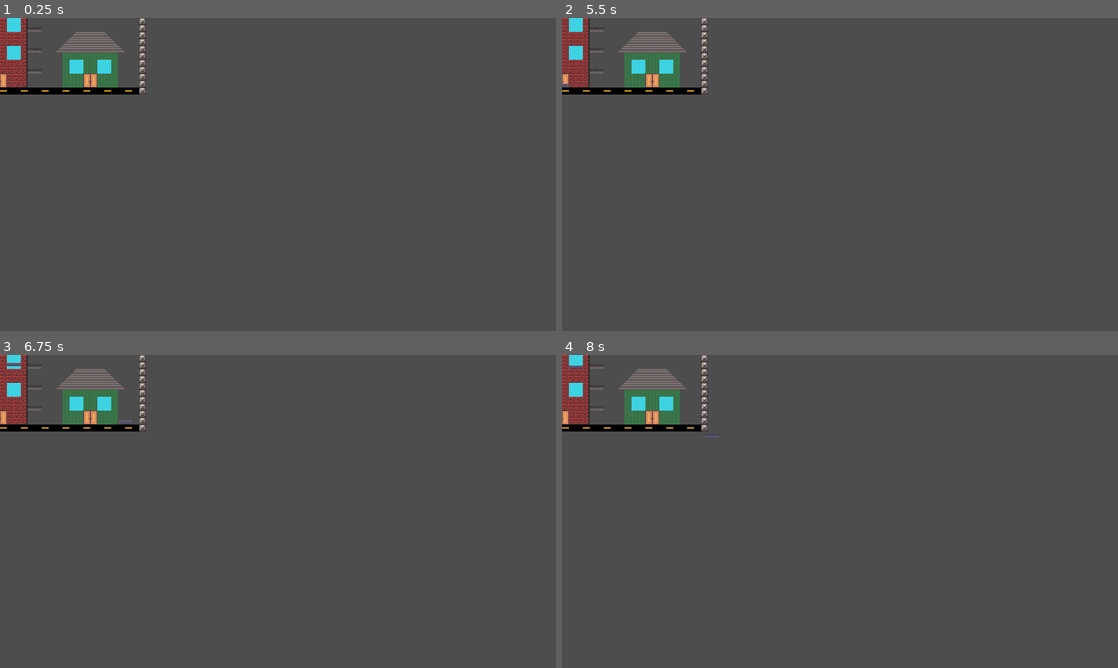
Above: before the commit, frames 1-4 (two rows, left to right).
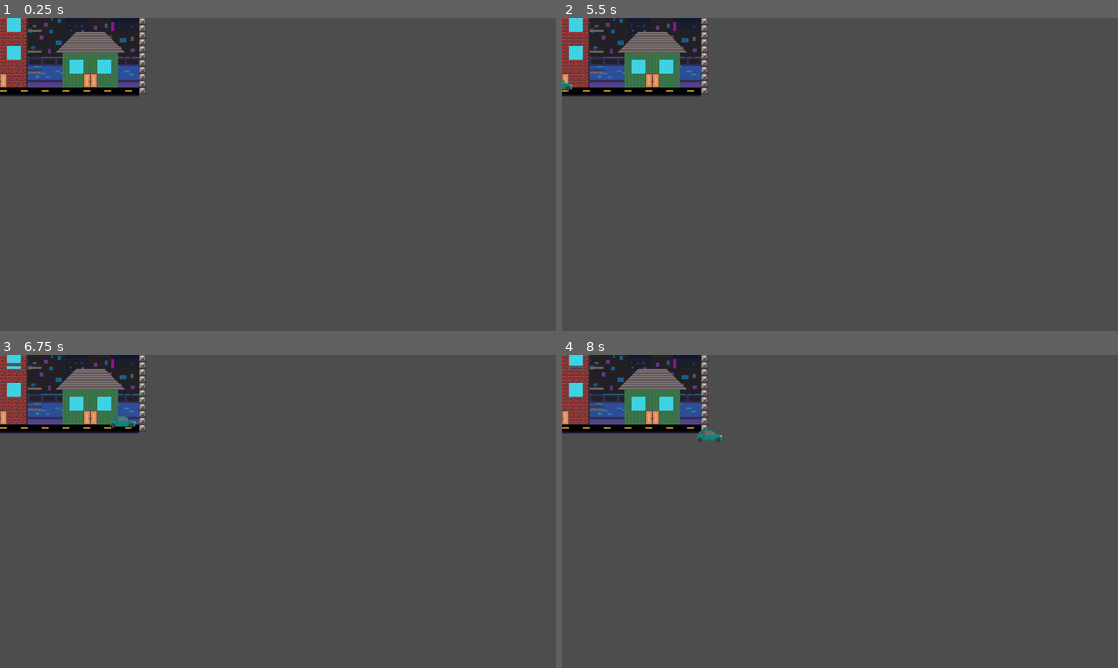
Above: after the commit, the same moments.

Repository: CiberTurtle/GamificationGame
Game: Godot game, scene res://levels/City.tscn
Two runs of this game, one before a commit and one after it. Both use one fixed random seed, a clock stepped at 60 frames per second and the inputs below. This scene is started directly instead of the project's main scene.
Inputs (mouse positions are in pixels of both pictures, inside the frame that each line leads up to):
- Up to frame 1 (0.25 s): no input
- Up to frame 2 (5.5 s): tap Enter at 0.5, 2.75, 5 s; move the mouse to (962, 158) at 0.52 s; hold Right (right) 0.53-1.28 s; tap X (action) at 0.6 s; click (962, 158) at 0.67 s; move the mouse to (728, 190) at 1.27 s; hold Z (back) 1.28-2.03 s; tap L at 1.35 s; tap Space at 2, 3.5 s; move the mouse to (895, 105) at 2.02 s; hold Right (right) 2.03-2.78 s; tap I at 2.1 s; move the mouse to (812, 237) at 2.77 s; hold Up (ui_up) 2.78-3.53 s; tap P at 2.85 s; click (812, 237) at 2.92 s; move the mouse to (1006, 221) at 3.52 s; hold E 3.53-4.28 s; hold Left (left) 3.53-5.03 s; move the mouse to (673, 127) at 4.27 s; tap Ctrl at 4.35 s; move the mouse to (867, 174) at 5.02 s; hold Z (back) from 5.03 s (still down); hold Shift from 5.03 s (still down); click (867, 174) at 5.17 s
- Up to frame 3 (6.75 s): move the mouse to (194, 433) at 5.77 s; release Z (back) at 5.78 s; release Shift at 5.78 s; hold Right (right) 5.78-6.53 s; tap X (action) at 5.85 s; move the mouse to (400, 495) at 6.52 s; hold Up (ui_up) from 6.53 s (still down); tap L at 6.6 s
- Up to frame 4 (8 s): move the mouse to (728, 527) at 7.27 s; release Up (ui_up) at 7.28 s; hold Right (right) from 7.28 s (still down); tap I at 7.35 s; click (728, 527) at 7.42 s

The runs differ from the first frame. In frame 1, 2.8% of the frame differs, in the area x 0-25%, y 0-26%; in frame 2, 2.9%; in frame 3, 2.9%; in frame 4, 2.9%, in the area x 0-29%, y 0-28%.
Error in both runs: Cannot call method 'add_child' on a null value. (res://scripts/crate_spawner.gd:19)

Commit message:
Awooga Levels done

Diff:
--- a/levels/City.tscn
+++ b/levels/City.tscn
@@ -1,10 +1,12 @@
-[gd_scene load_steps=16 format=3 uid="uid://5gqtmrfqoot6"]
+[gd_scene load_steps=18 format=3 uid="uid://5gqtmrfqoot6"]
 
 [ext_resource type="Script" path="res://scripts/level.gd" id="1_u6bqt"]
 [ext_resource type="TileSet" uid="uid://dvqqnowuisii3" path="res://resources/tileset.tres" id="2_lwv2g"]
 [ext_resource type="PackedScene" uid="uid://cdkwm6gr8s8jd" path="res://gizmos/crate_spawner.tscn" id="3_lpcud"]
 [ext_resource type="Texture2D" uid="uid://dk2li4vx10i1m" path="res://content/sprites/moving_platform.png" id="4_00spt"]
 [ext_resource type="Script" path="res://scripts/parts/hitbox.gd" id="5_3t2ey"]
+[ext_resource type="Texture2D" uid="uid://deqp8vkqc7nww" path="res://content/sprites/Car .png" id="6_yten6"]
+[ext_resource type="Texture2D" uid="uid://clv7ef5ntgjn4" path="res://content/sprites/City background.png" id="7_w0xm1"]
 
 [sub_resource type="RectangleShape2D" id="RectangleShape2D_u586l"]
 size = Vector2(80, 16)
@@ -215,7 +217,6 @@
 
 [node name="Car" type="Area2D" parent="."]
 position = Vector2(32, -25.3333)
-scale = Vector2(0.4, 0.5)
 collision_layer = 0
 collision_mask = 32
 script = ExtResource("5_3t2ey")
@@ -225,26 +226,29 @@
 [node name="Collision" type="CollisionShape2D" parent="Car"]
 shape = SubResource("RectangleShape2D_u586l")
 
-[node name="Sprite" type="NinePatchRect" parent="Car"]
+[node name="AnimationPlayer" type="AnimationPlayer" parent="Car"]
+autoplay = "Car Animation"
+libraries = {
+"": SubResource("AnimationLibrary_i7vgg")
+}
+
+[node name="Sprite2D" type="Sprite2D" parent="Car"]
+position = Vector2(0, -6.69444)
+scale = Vector2(1.5, 1.5)
+texture = ExtResource("6_yten6")
+
+[node name="TextureRect" type="TextureRect" parent="."]
+modulate = Color(0.67451, 0.67451, 0.67451, 1)
+z_index = -100
 anchors_preset = 8
 anchor_left = 0.5
 anchor_top = 0.5
 anchor_right = 0.5
 anchor_bottom = 0.5
-offset_left = -40.0
-offset_top = -8.0
-offset_right = 40.0
-offset_bottom = 8.0
+offset_left = -320.0
+offset_top = -180.0
+offset_right = 320.0
+offset_bottom = 180.0
 grow_horizontal = 2
 grow_vertical = 2
-texture = ExtResource("4_00spt")
-patch_margin_left = 16
-patch_margin_right = 16
-axis_stretch_horizontal = 1
-axis_stretch_vertical = 1
-
-[node name="AnimationPlayer" type="AnimationPlayer" parent="Car"]
-autoplay = "Car Animation"
-libraries = {
-"": SubResource("AnimationLibrary_i7vgg")
-}
+texture = ExtResource("7_w0xm1")
--- a/levels/Desert.tscn
+++ b/levels/Desert.tscn
@@ -3,7 +3,7 @@
 [ext_resource type="Script" path="res://scripts/level.gd" id="1_pe0yc"]
 [ext_resource type="TileSet" uid="uid://dvqqnowuisii3" path="res://resources/tileset.tres" id="2_825yv"]
 [ext_resource type="PackedScene" uid="uid://cdkwm6gr8s8jd" path="res://gizmos/crate_spawner.tscn" id="3_redtn"]
-[ext_resource type="Texture2D" uid="uid://dk2li4vx10i1m" path="res://content/sprites/moving_platform.png" id="4_22wbk"]
+[ext_resource type="Texture2D" uid="uid://m4ueg18nhbvr" path="res://content/sprites/Boat 2.png" id="4_p5dik"]
 [ext_resource type="Texture2D" uid="uid://b8vtrpoovh248" path="res://content/sprites/Desert.png" id="5_7kgar"]
 [ext_resource type="Texture2D" uid="uid://bl7mu0mqhmtq" path="res://content/sprites/tileatlas.png" id="5_vxbdp"]
 [ext_resource type="Script" path="res://scripts/parts/hitbox.gd" id="7_0wup5"]
@@ -122,34 +122,18 @@
 
 [node name="MovingPlatform" type="AnimatableBody2D" parent="."]
 position = Vector2(-32, 92)
-scale = Vector2(0.4, 0.5)
 
 [node name="Collision" type="CollisionShape2D" parent="MovingPlatform"]
 shape = SubResource("RectangleShape2D_mreof")
-
-[node name="Sprite" type="NinePatchRect" parent="MovingPlatform"]
-anchors_preset = 8
-anchor_left = 0.5
-anchor_top = 0.5
-anchor_right = 0.5
-anchor_bottom = 0.5
-offset_left = -40.0
-offset_top = -8.0
-offset_right = 40.0
-offset_bottom = 8.0
-grow_horizontal = 2
-grow_vertical = 2
-texture = ExtResource("4_22wbk")
-patch_margin_left = 16
-patch_margin_right = 16
-axis_stretch_horizontal = 1
-axis_stretch_vertical = 1
 
 [node name="AnimationPlayer" type="AnimationPlayer" parent="MovingPlatform"]
 autoplay = "Desert Platform"
 libraries = {
 "": SubResource("AnimationLibrary_5ggdr")
 }
+
+[node name="Sprite2D" type="Sprite2D" parent="MovingPlatform"]
+texture = ExtResource("4_p5dik")
 
 [node name="MovingPlatform2" type="AnimatableBody2D" parent="."]
 position = Vector2(0, 190)
Not shown, added: content/sprites/Boat 2-sheet-sheet.png.import
Not shown, added: content/sprites/Boat 2-sheet.png.import
Not shown, added: content/sprites/Boat 2.png.import
